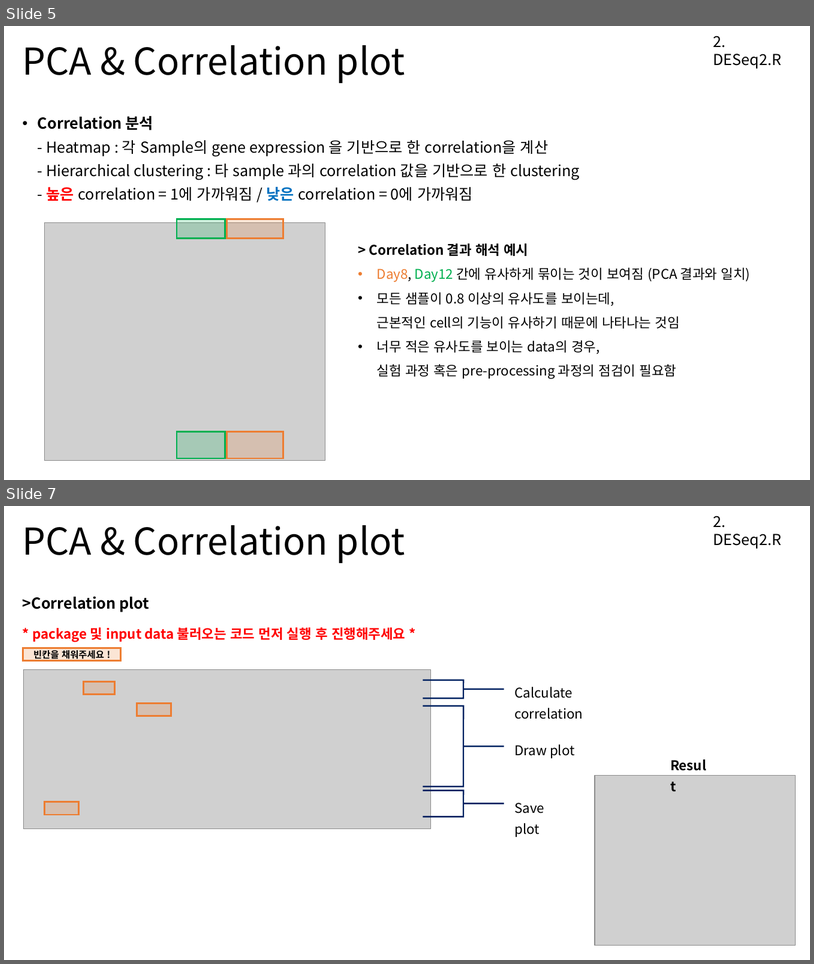
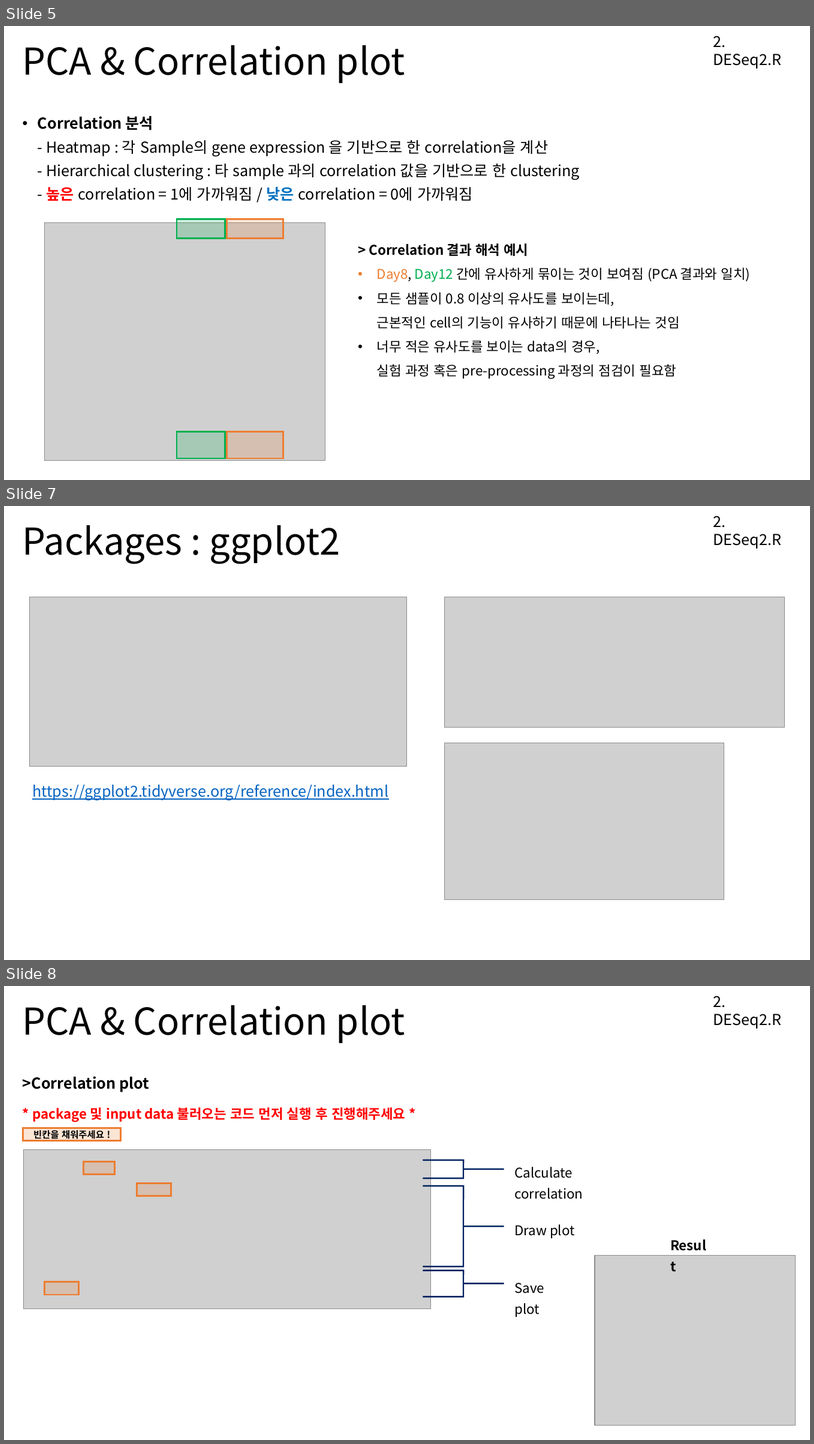
Before and after one commit to Khreat0205/Education_BulkRNAseq, a slide deck: Presentation/2. DESeq2.pptx. Shown one above the other, each under a label of ours: slides 5 and 7 before the commit, slides 5, 7 and 8 after it; the slides between them are not shown. The pictures are 814x964 and 814x1444 pixels, drawn with LibreOffice and Linux fonts; fonts in the diff are those of the drawing; grey boxes stand for pictures. Boxes give left, top, right and bottom in pixels: in the first picture for what was removed or moved away, otherwise in the second. Text is boxed around its words. In the diff, an @@ line names an element or a change of style, - is before the commit and + after.

Commit message:
update DESeq2 ppt

```diff
--- a/Presentation/2. DESeq2.pptx
+++ b/Presentation/2. DESeq2.pptx
@@ slide 7 added at (x1=4, y1=506, x2=810, y2=960), background #FFFFFF @@
@@ text added at (x1=713, y1=516, x2=782, y2=549), 18 pt, text #000000 @@
+2. DESeq2.R
@@ title added at (x1=23, y1=525, x2=341, y2=564), 44 pt, text #000000 @@
+Packages : ggplot2
@@ picture added at (x1=29, y1=597, x2=407, y2=767) @@
@@ picture added at (x1=445, y1=597, x2=785, y2=727) @@
@@ picture added at (x1=445, y1=742, x2=725, y2=900) @@
@@ text added at (x1=32, y1=784, x2=389, y2=800), 18 pt, text #0563C1, underline @@
+https://ggplot2.tidyverse.org/reference/index.html
@@ what was slide 7 is now slide 8 @@
```
Also in this commit, not shown: 1 slide changed, 2 other files.
